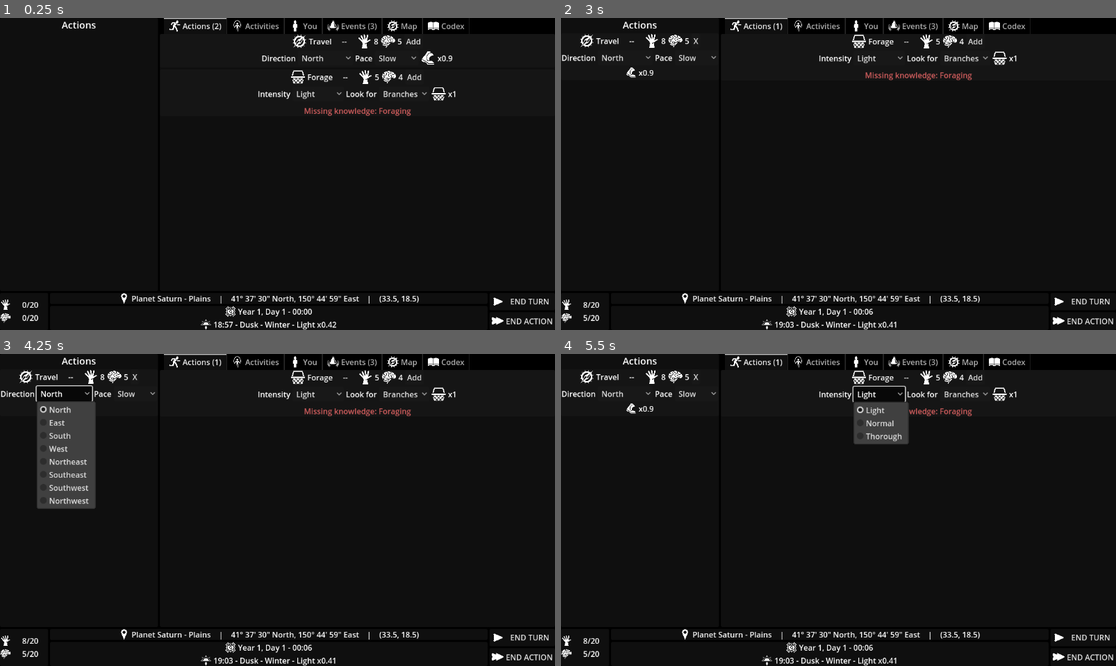
Above: before the commit, frames 1-4 (two rows, left to right).
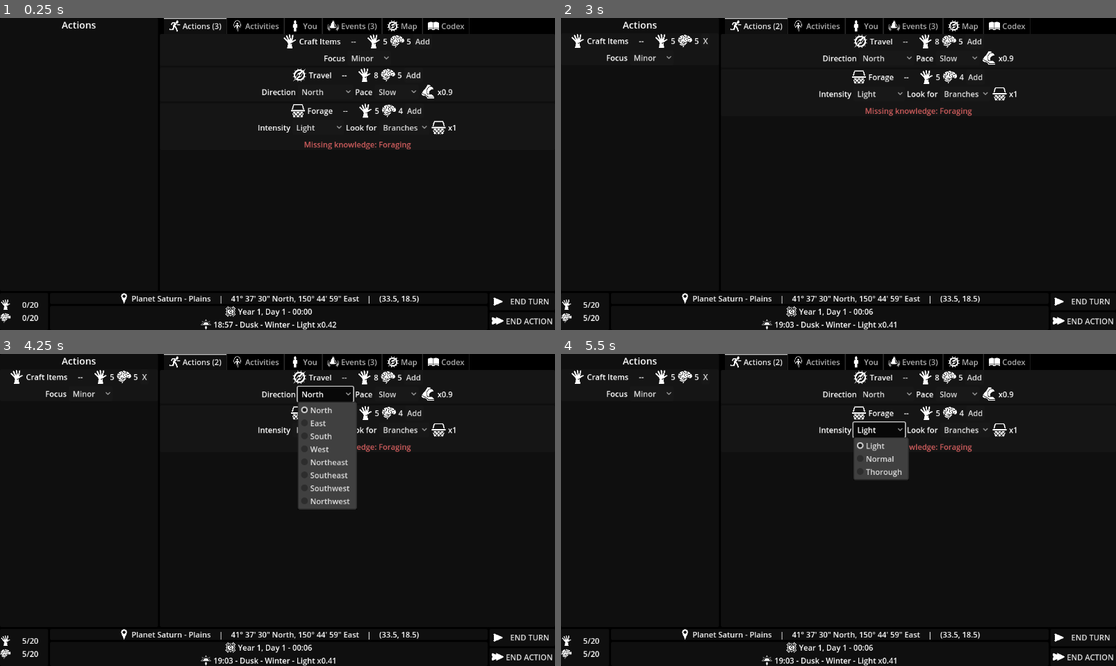
Above: after the commit, the same moments.

Repository: Turnovus/Space-Adventure-RPG
Game: Godot game, scene res://main.tscn
The game is run twice, just before and just after one commit, with the same random seed, the same clock (stepped at 60 frames per second) and the same inputs.
Inputs (mouse positions are in pixels of both pictures, inside the frame that each line leads up to):
- Up to frame 1 (0.25 s): no input
- Up to frame 2 (3 s): click (932, 58) at 0.5 s, where only the run after the commit has a clickable "Minor"; click "END TURN" at 1.25 s; click "END ACTION" at 2 s; click "Add" at 2.75 s
- Up to frame 3 (4.25 s): click "North" at 3.5 s
- Up to frame 4 (5.5 s): click "Slow" at 4.25 s; click "Light" at 5 s

The runs differ from the first frame. In frame 1, 2.6% of the frame differs, in the area x 38-83%, y 2-43%; in frame 2, 2.5%; in frame 3, 9.5%, in the area x 0-83%, y 1-93%; in frame 4, 4.5%.

Commit message:
Some setup for crafting action

Diff:
--- a/Alpha/actions/components/action_component.gd
+++ b/Alpha/actions/components/action_component.gd
@@ -6,12 +6,15 @@
 @export var view_component : PackedScene
 @export var view_component_rank : int = 0
 
+var view : Control
+
 
 func build_view_component() -> Control:
 	if view_component == null:
 		return null
 
-	return view_component.instantiate() as Control
+	view = view_component.instantiate() as Control
+	return view
 
 
 func affect_physical_point_cost(initial_cost : int, _agent : Agent) -> int:
--- /dev/null
+++ b/Alpha/galaxy/entities/misc/agent/actions/components/craft_validator/craft_validator.gd
@@ -0,0 +1,2 @@
+class_name ActionComponentCraftValidator
+extends ActionComponent
--- /dev/null
+++ b/Alpha/galaxy/entities/misc/agent/actions/craft_items.gd
@@ -0,0 +1,20 @@
+extends Action
+
+
+func _get_unfinished_items(agent : Agent) -> Array[UnfinishedItem]:
+	var items : Array[UnfinishedItem] = []
+	for item : Item in agent.inventory.get_all_contents():
+		var unfinished : UnfinishedItem = item as UnfinishedItem
+		if unfinished != null:
+			items.append(unfinished)
+	return items
+
+
+func _has_any_tools_for(agent : Agent, items : Array[UnfinishedItem]) -> bool:
+	var tools = agent.inventory.get_best_tools()
+	for item : UnfinishedItem in items:
+		for requirement : RecipeTool in item.recipe.tools:
+			var power = tools[requirement.tool] if tools.has(requirement.tool) else 0
+			if power >= requirement.min_effectiveness:
+				return true
+	return false
--- /dev/null
+++ b/Alpha/galaxy/entities/misc/agent/actions/craft_items.tscn
@@ -0,0 +1,45 @@
+[gd_scene load_steps=7 format=3 uid="uid://hhgo84xml05y"]
+
+[ext_resource type="Script" path="res://galaxy/entities/misc/agent/actions/craft_items.gd" id="1_osasx"]
+[ext_resource type="Texture2D" uid="uid://bj0ejx3j4n3dh" path="res://assets/textures/anatomy/palm.svg" id="2_etr1g"]
+[ext_resource type="Script" path="res://actions/components/options/action_option_selector.gd" id="3_rmg8f"]
+[ext_resource type="PackedScene" uid="uid://b4ofidd204ujl" path="res://actions/components/options/view/action_option_view.tscn" id="4_m3ssq"]
+[ext_resource type="Script" path="res://actions/components/options/action_option.gd" id="5_obc23"]
+[ext_resource type="Script" path="res://actions/components/point_cost/action_point_cost_fraction.gd" id="6_1a5er"]
+
+[node name="CraftItems" type="Node"]
+script = ExtResource("1_osasx")
+icon = ExtResource("2_etr1g")
+label = "Craft Items"
+
+[node name="Focus" type="Node" parent="."]
+script = ExtResource("3_rmg8f")
+label = "Focus"
+view_component = ExtResource("4_m3ssq")
+
+[node name="Minor" type="Node" parent="Focus"]
+script = ExtResource("5_obc23")
+label = "Minor"
+
+[node name="CostMinor" type="Node" parent="Focus/Minor"]
+script = ExtResource("6_1a5er")
+physical_points_percent = 0.25
+mental_points_percent = 0.25
+
+[node name="Normal" type="Node" parent="Focus"]
+script = ExtResource("5_obc23")
+label = "Normal"
+
+[node name="CostNormal" type="Node" parent="Focus/Normal"]
+script = ExtResource("6_1a5er")
+physical_points_percent = 0.5
+mental_points_percent = 0.5
+
+[node name="Major" type="Node" parent="Focus"]
+script = ExtResource("5_obc23")
+label = "Major"
+
+[node name="CostMajor" type="Node" parent="Focus/Major"]
+script = ExtResource("6_1a5er")
+physical_points_percent = 0.75
+mental_points_percent = 0.75
--- a/Alpha/galaxy/entities/misc/agent/agent.tscn
+++ b/Alpha/galaxy/entities/misc/agent/agent.tscn
@@ -28,6 +28,8 @@
 [ext_resource type="Script" path="res://galaxy/entities/misc/agent/components/inventory.gd" id="20_skaeg"]
 [ext_resource type="Resource" uid="uid://daenyow8hmkls" path="res://data/events/definitions/event_skill_increased.tres" id="20_vy2pb"]
 [ext_resource type="Script" path="res://data/skills/skill.gd" id="23_kud7e"]
+[ext_resource type="Script" path="res://actions/action_issuer.gd" id="29_bfe60"]
+[ext_resource type="PackedScene" uid="uid://hhgo84xml05y" path="res://galaxy/entities/misc/agent/actions/craft_items.tscn" id="30_kjxeo"]
 
 [node name="Agent" type="Node"]
 script = ExtResource("1_kdh5l")
@@ -112,3 +114,7 @@
 
 [node name="Inventory" type="Node" parent="."]
 script = ExtResource("20_skaeg")
+
+[node name="CraftingIssuer" type="Node" parent="."]
+script = ExtResource("29_bfe60")
+action_scene = ExtResource("30_kjxeo")
--- a/Alpha/project.godot
+++ b/Alpha/project.godot
@@ -37,6 +37,8 @@
 "res://galaxy/entities/celestial/planet/actions/": "orange",
 "res://galaxy/entities/celestial/planet/components/": "red",
 "res://galaxy/entities/celestial/planet/site/actions/": "orange",
+"res://galaxy/entities/misc/agent/actions/": "orange",
+"res://galaxy/entities/misc/agent/actions/components/": "red",
 "res://galaxy/entities/misc/agent/components/": "red",
 "res://galaxy/entities/misc/agent/components/stats/stats/": "gray",
 "res://interface/": "green",
Not shown: 1 places in Alpha/galaxy/entities/misc/agent/agent.tscn that only renumber resources
